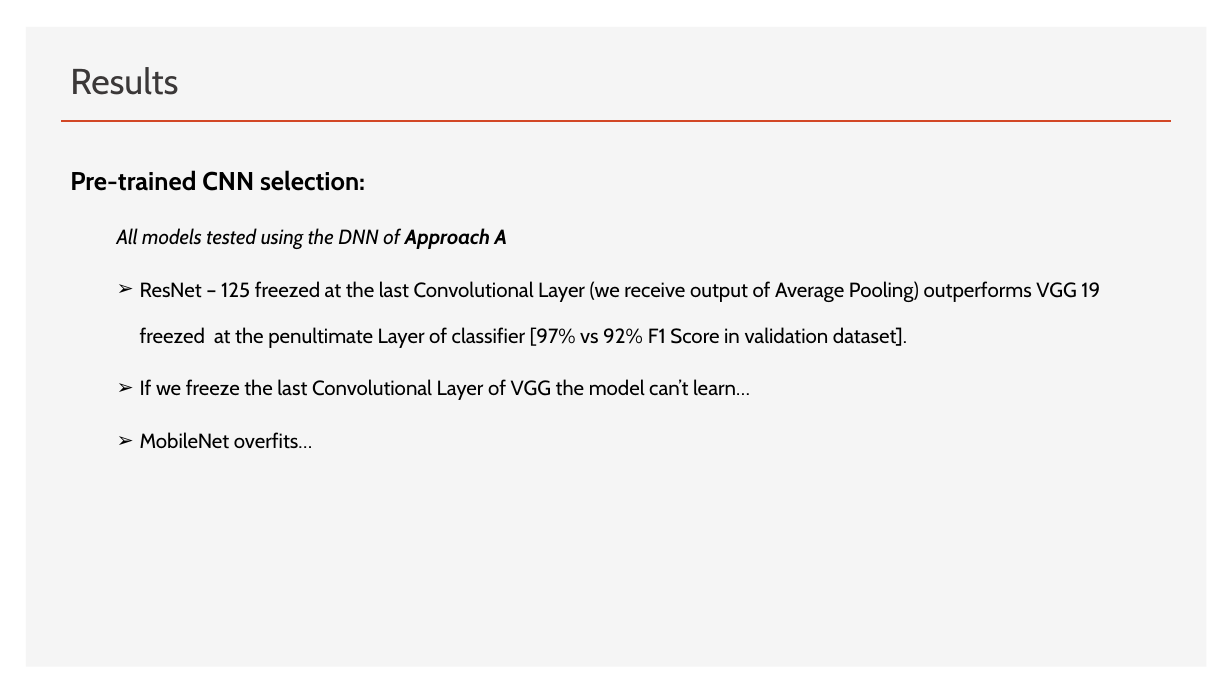
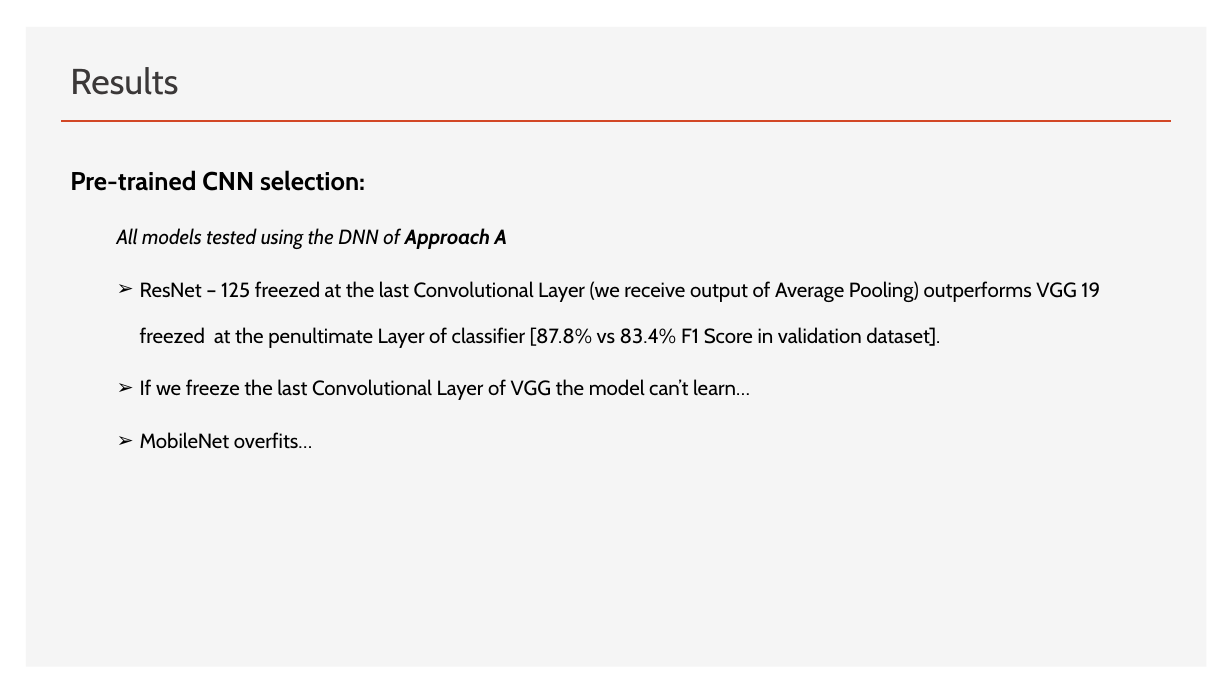
Before and after one commit to gbatsis/actRec, a slide deck: slide 17 of Video Classification using Deep Learning.pptx. Drawn at 1232x693 pixels with LibreOffice and Linux fonts; fonts in the diff are those of the drawing. Boxes give left, top, right and bottom in pixels: in the first picture for what was removed or moved away, otherwise in the second. Text is boxed around its words. In the diff, an @@ line names an element or a change of style, - is before the commit and + after.

```diff
--- a/Video Classification using Deep Learning.pptx
+++ b/Video Classification using Deep Learning.pptx
@@ text at [140, 281, 1100, 348]: text changed @@
-  ➢ ResNet – 125 freezed at the last Convolutional Layer (we receive output of Average Pooling) outperforms VGG 19 freezed at the penultimate Layer of classifier [97% vs 92% F1 Score in validation dataset].
+  ➢ ResNet – 125 freezed at the last Convolutional Layer (we receive output of Average Pooling) outperforms VGG 19 freezed at the penultimate Layer of classifier [87.8% vs 83.4% F1 Score in validation dataset].
```
Also in this commit, not shown: 1 other slide changed, 1 slide added, 4 other files.
